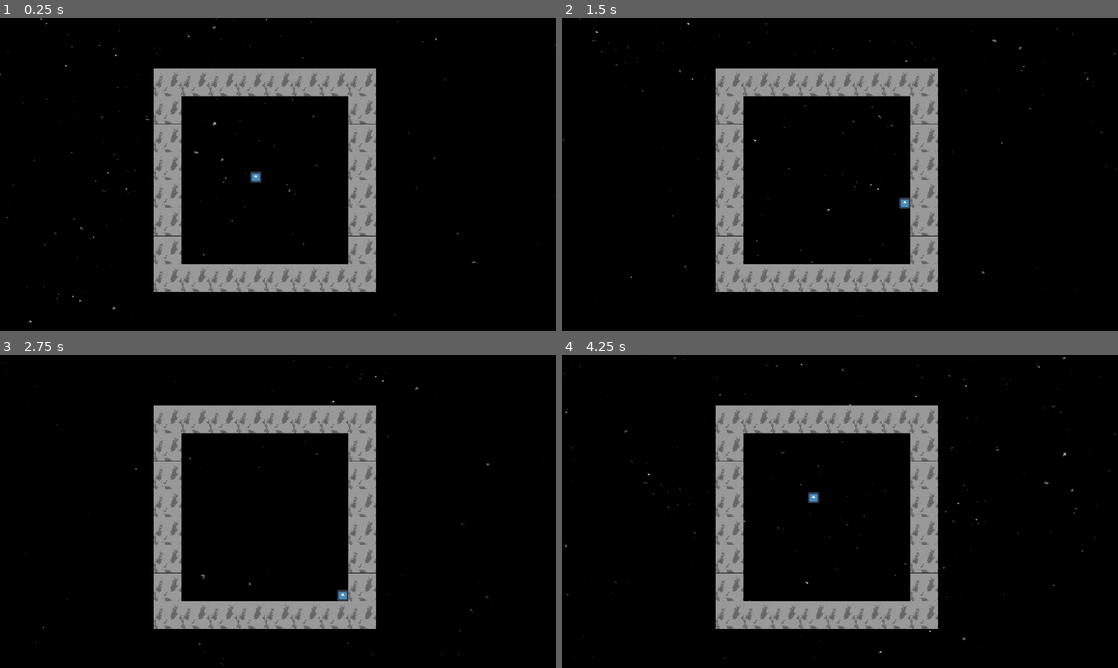
Above: before the commit, frames 1-4 (two rows, left to right).
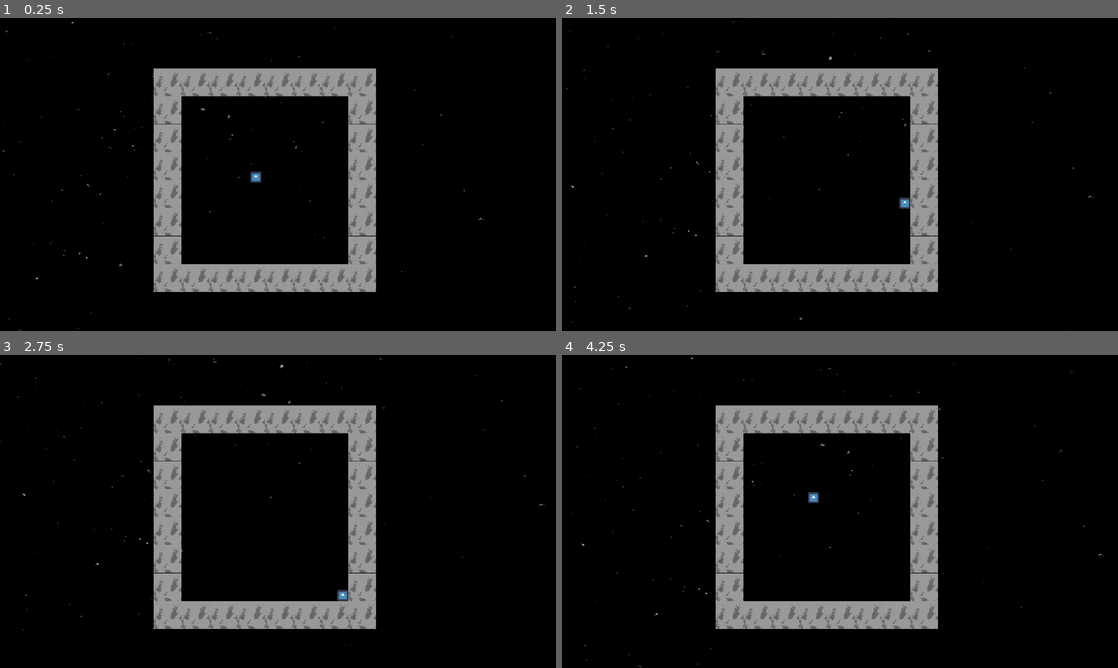
Above: after the commit, the same moments.

Repository: Indivicivet/ludumdare54
Game: Godot game, scene res://ludumdare54.tscn
Same seed, same stepped clock (60 frames per second), same inputs: the game is played once before the commit and once after it. The engine's default icon, where the game draws it, is replaced by a stand-in: a white triangle on a blue panel in a dark square.
Inputs:
- Up to frame 1 (0.25 s): no input
- Up to frame 2 (1.5 s): hold Right (right) 0.53-1.28 s; hold Down (down) from 1.28 s (still down)
- Up to frame 3 (2.75 s): release Down (down) at 2.03 s; hold Right (right) from 2.03 s (still down)
- Up to frame 4 (4.25 s): release Right (right) at 2.78 s; hold Up (up) 2.78-3.53 s; hold Left (left) from 3.53 s (still down)

The runs differ from the first frame. In frame 1, 0.2% of the frame differs, in the area x 0-100%, y 0-100%; in frame 2, 0.2%; in frame 3, 0.2%; in frame 4, 0.3%.

Commit message:
way slower bg scroll

Diff:
--- a/spacescroll.gd
+++ b/spacescroll.gd
@@ -1,7 +1,7 @@
 extends Node2D
 
 
-const SPEED = 15.0;
+const SPEED = 3.0;
 const WIDTH = 2592;
 const HEIGHT = 1944;
 const RANDOM_CHANGE_AVERAGE_TIME = 10;
